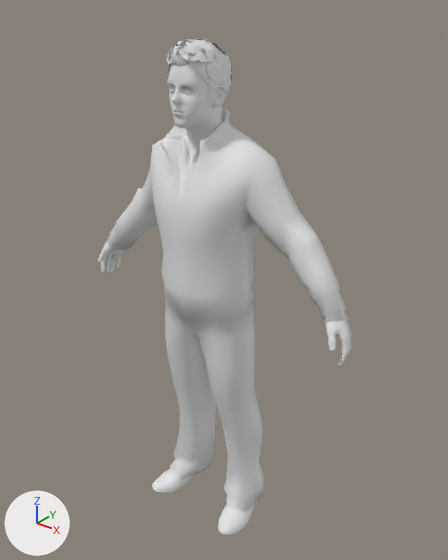
Two versions of the FBX model Assets/models/Head.FBX, one commit apart.
Camera for both pictures: a 50 mm camera at (1.303, -1.522, 0.41) aimed at (0.021, 0.081, -0.584). Arrows for +X, +Y and +Z are at lower left; the lights stay in place. Materials are left out; every surface is plain grey. Vertices at the same position are counted once.

The scene before the commit, as lines of its bpy script (objects in view):
```python
me_mesh = bpy.data.meshes.new('Mesh')
me_mesh.from_pydata(...)  # 969 vertices, 864 faces; spans x -0.089..0.089, y -0.11..0.11, z -0.1..0.1
me_mesh.materials.append(mat_cman0002_m3_hair)
me_mesh_001 = bpy.data.meshes.new('Mesh.001')
me_mesh_001.from_pydata(...)  # 2689 vertices, 5284 faces; spans x -0.57..0.58, y -0.11..0.21, z -1.69..0.12
# faces by material slot: [1835, 3449]
me_mesh_001.materials.append(mat_cman0002_m3_head)
me_mesh_001.materials.append(mat_cman0002_m3_body)
ob_cman0002_m3_body = bpy.data.objects.new('CMan0002-M3-Body', me_mesh_001)
ob_cman0002_m3_body.location = (-0.003, -0.029, 0.109)
ob_cman0002_m3_hair = bpy.data.objects.new('CMan0002-M3-Hair', me_mesh)
ob_cman0002_m3_hair.location = (-0.002, -0.017, 0.15)
```
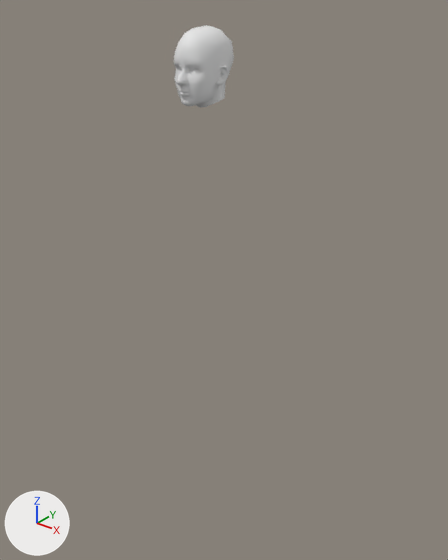
Commit message: Head added

The change, as a diff of the scene's bpy script:
```diff
--- a/Assets/models/Head.FBX.py
+++ b/Assets/models/Head.FBX.py
@@ me_mesh @@
 # used by ob_cman0002_m3_hair; location = (-0.002, -0.017, 0.15)
-me_mesh.from_pydata(...)  # 969 vertices, 864 faces; spans x -0.089..0.089, y -0.11..0.11, z -0.1..0.1
+me_mesh.from_pydata(...)  # 770 vertices, 924 faces; spans x -0.088..0.088, y -0.11..0.11, z -0.118..0.118
+# me_mesh part 1: 86 loose pieces with 735 vertices, spanning x -0.089..0.088, y -0.11..0.11, z -0.1..0.1, are deleted
+# me_mesh part 2: 234 vertices removed from x -0.089..0.089, y -0.1..0.104, z -0.057..0.1; 770 vertices added at x -0.088..0.088, y -0.11..0.11, z -0.118..0.118
@@ ob_cman0002_m3_body @@
-ob_cman0002_m3_body = bpy.data.objects.new('CMan0002-M3-Body', me_mesh_001)
-ob_cman0002_m3_body.location = (-0.003, -0.029, 0.109)
@@ ob_cman0002_m3_hair @@
 ob_cman0002_m3_hair = bpy.data.objects.new('CMan0002-M3-Hair', me_mesh)
-ob_cman0002_m3_hair.location = (-0.002, -0.017, 0.15)
+ob_cman0002_m3_hair.location = (-0.003, -0.003, 0.165)
```

Boxes (x1, y1, x2, y2) around the edits, measured in the pictures (448 x 560 px):
'CMan0002-M3-Body', deleted
    before: (98, 63, 351, 534)
'CMan0002-M3-Hair', reshaped, moved (10% narrower, 24% taller)
    before: (166, 38, 233, 104)
    after: (174, 25, 234, 107)
part 1 of me_mesh, deleted
    before: (167, 38, 233, 104)
part 2 of me_mesh, built on
    before: (166, 39, 232, 93)
    after: (174, 25, 234, 107)
